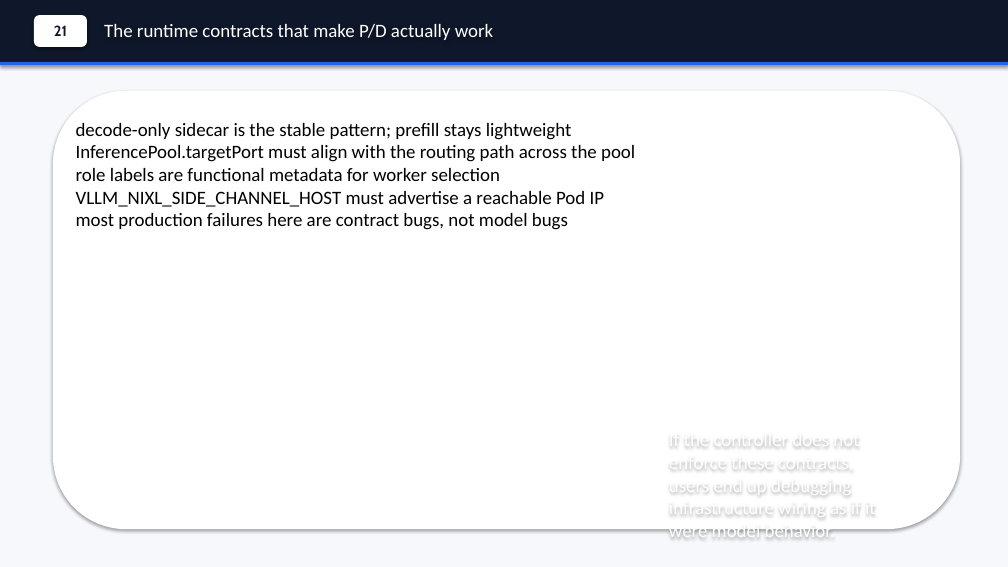
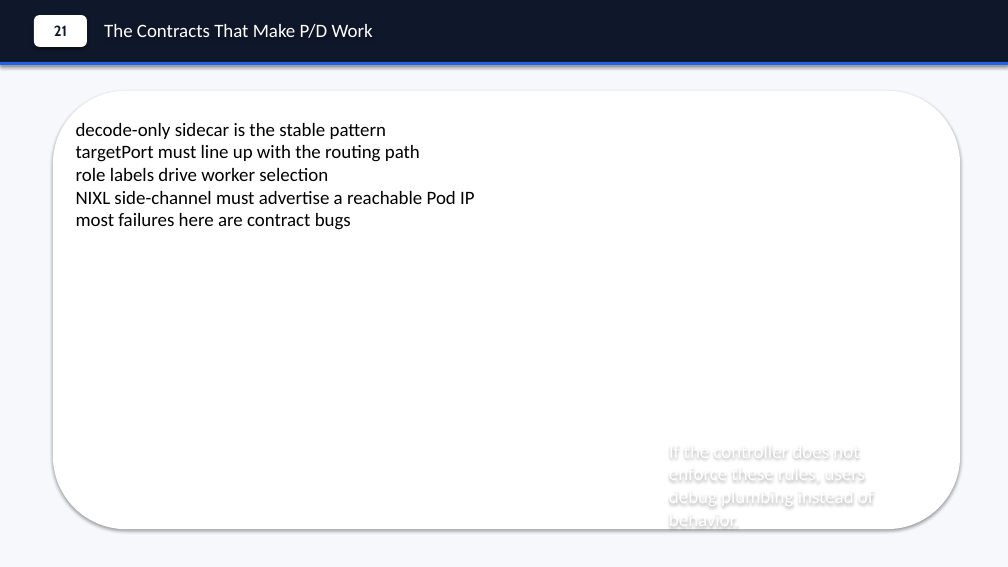
Before and after one commit to andyzhangx/demo, a slide deck: slide 22 of llm/kubecon-na-2026-pd-disaggregation.pptx. Drawn at 1008x567 pixels with LibreOffice and Linux fonts; fonts in the diff are those of the drawing. Boxes give left, top, right and bottom in pixels: in the first picture for what was removed or moved away, otherwise in the second. Text is boxed around its words. In the diff, an @@ line names an element or a change of style, - is before the commit and + after.

```diff
--- a/llm/kubecon-na-2026-pd-disaggregation.pptx
+++ b/llm/kubecon-na-2026-pd-disaggregation.pptx
@@ text at [104,24,373,38]: text changed @@
-The runtime contracts that make P/D actually work
+The Contracts That Make P/D Work
@@ text at [76,123,474,230]: text changed @@
-decode-only sidecar is the stable pattern; prefill stays lightweight
-InferencePool.targetPort must align with the routing path across the pool
-role labels are functional metadata for worker selection
-VLLM_NIXL_SIDE_CHANNEL_HOST must advertise a reachable Pod IP
-most production failures here are contract bugs, not model bugs
+decode-only sidecar is the stable pattern
+targetPort must line up with the routing path
+role labels drive worker selection
+NIXL side-channel must advertise a reachable Pod IP
+most failures here are contract bugs
@@ text at [669,440,874,531]: text changed @@
-If the controller does not enforce these contracts, users end up debugging infrastructure wiring as if it were model behavior.
+If the controller does not enforce these rules, users debug plumbing instead of behavior.
```
Also in this commit, not shown: 17 other slides changed.
